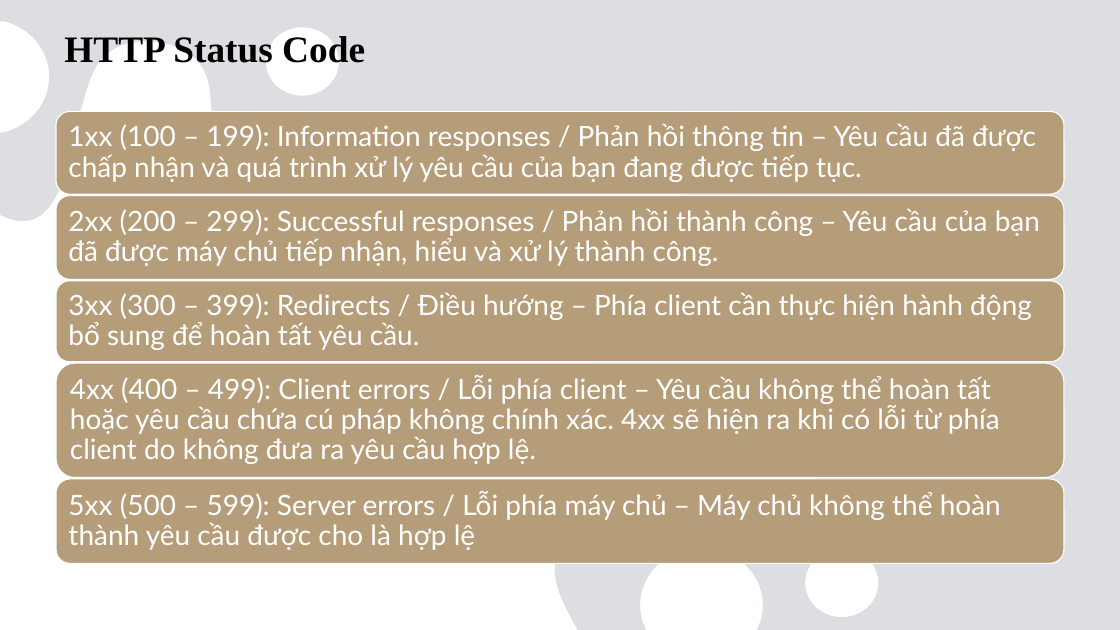
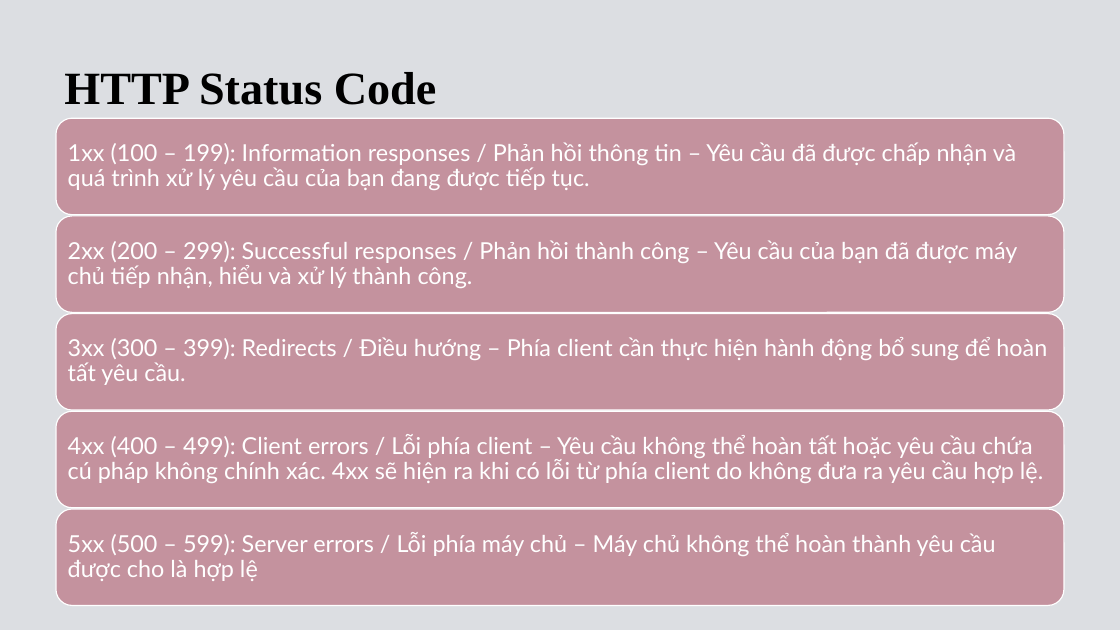
Before and after one commit to ngocson1603/khoaluanword, a slide deck: slide 45 of thuctapword/Báo cáo.pptx. Drawn at 1120x630 pixels with LibreOffice and Linux fonts; fonts in the diff are those of the drawing. Boxes give left, top, right and bottom in pixels: in the first picture for what was removed or moved away, otherwise in the second. Text is boxed around its words. In the diff, an @@ line names an element or a change of style, - is before the commit and + after.

```diff
--- a/thuctapword/Báo cáo.pptx
+++ b/thuctapword/Báo cáo.pptx
@@ rectangle removed at <box>0,0,1120,630</box> @@
@@ rectangle added at <box>0,0,1120,630</box>, fill #E2E4E8 @@
@@ rectangle added at <box>0,0,1120,630</box>, fill #AEAEAE at 10% opacity @@
@@ title "HTTP Status Code": place and size @@
-title "HTTP Status Code" at <box>64,36,365,63</box>
+title "HTTP Status Code" at <box>64,72,437,105</box>
@@ title "HTTP Status Code" at <box>64,72,437,105</box>: size 32 to 39.6 pt @@
@@ rounded rectangle: place and size @@
-rounded rectangle at <box>56,112,1065,195</box>
+rounded rectangle at <box>56,118,1065,215</box>
@@ text "1xx (100 – 199): Information ...": place and size @@
-text "1xx (100 – 199): Information ..." at <box>68,124,1036,182</box>
+text "1xx (100 – 199): Information ..." at <box>68,142,1016,190</box>
@@ rounded rectangle: place and size @@
-rounded rectangle at <box>56,196,1065,280</box>
+rounded rectangle at <box>56,216,1065,313</box>
@@ text "2xx (200 – 299): Successful ...": place and size @@
-text "2xx (200 – 299): Successful ..." at <box>68,209,1040,266</box>
+text "2xx (200 – 299): Successful ..." at <box>68,240,1018,288</box>
@@ fill #B69D7A to #C4929E in 5 elements at <box>56,118,1065,215</box>, <box>56,216,1065,313</box>, <box>56,509,1065,606</box>, <box>56,412,1065,508</box>, <box>56,313,1065,410</box> @@
@@ rounded rectangle: place and size @@
-rounded rectangle at <box>56,281,1065,361</box>
+rounded rectangle at <box>56,313,1065,410</box>
@@ size 24 to 20 pt; less space between paragraphs in 5 elements at <box>68,142,1016,190</box>, <box>68,240,1018,288</box>, <box>68,532,996,581</box>, <box>68,434,1043,483</box>, <box>68,337,1047,385</box> @@
@@ text "3xx (300 – 399): Redirects ...": place and size @@
-text "3xx (300 – 399): Redirects ..." at <box>68,293,1032,350</box>
+text "3xx (300 – 399): Redirects ..." at <box>68,337,1047,385</box>
@@ rounded rectangle: place and size @@
-rounded rectangle at <box>56,363,1065,477</box>
+rounded rectangle at <box>56,412,1065,508</box>
@@ text "4xx (400 – 499): Client ...": place and size @@
-text "4xx (400 – 499): Client ..." at <box>70,375,1000,464</box>
+text "4xx (400 – 499): Client ..." at <box>68,434,1043,483</box>
@@ rounded rectangle: place and size @@
-rounded rectangle at <box>56,479,1065,564</box>
+rounded rectangle at <box>56,509,1065,606</box>
@@ text "5xx (500 – 599): Server ...": place and size @@
-text "5xx (500 – 599): Server ..." at <box>68,491,1001,550</box>
+text "5xx (500 – 599): Server ..." at <box>68,532,996,581</box>
```
Also in this commit, not shown: 34 other slides changed, 2 other files.
